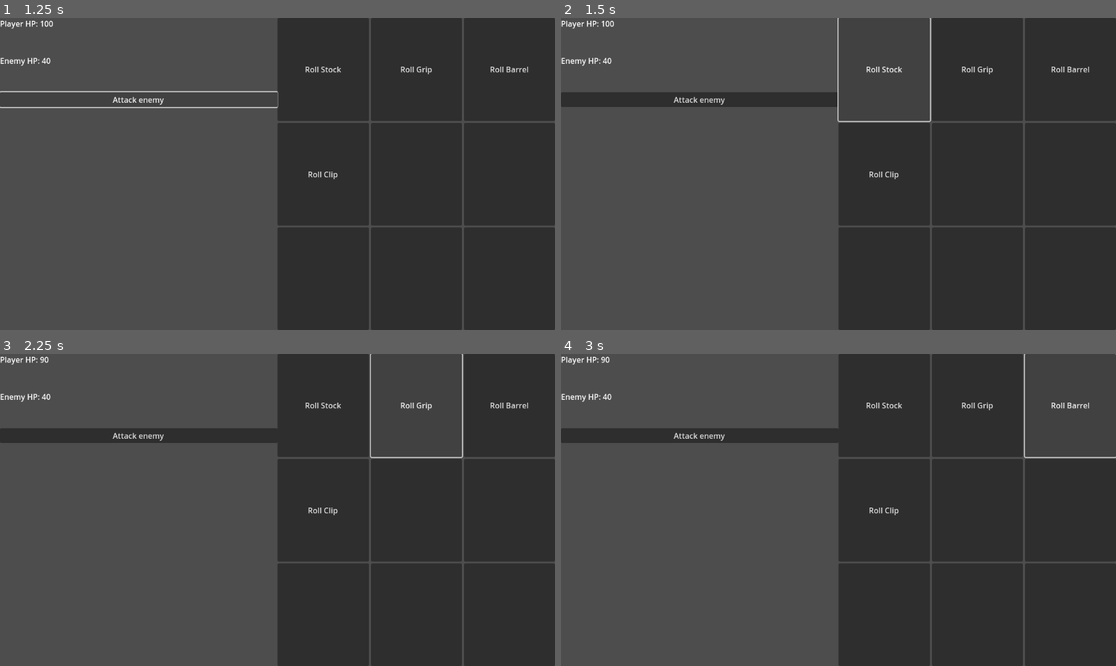
Above: before the commit, frames 1-4 (two rows, left to right).
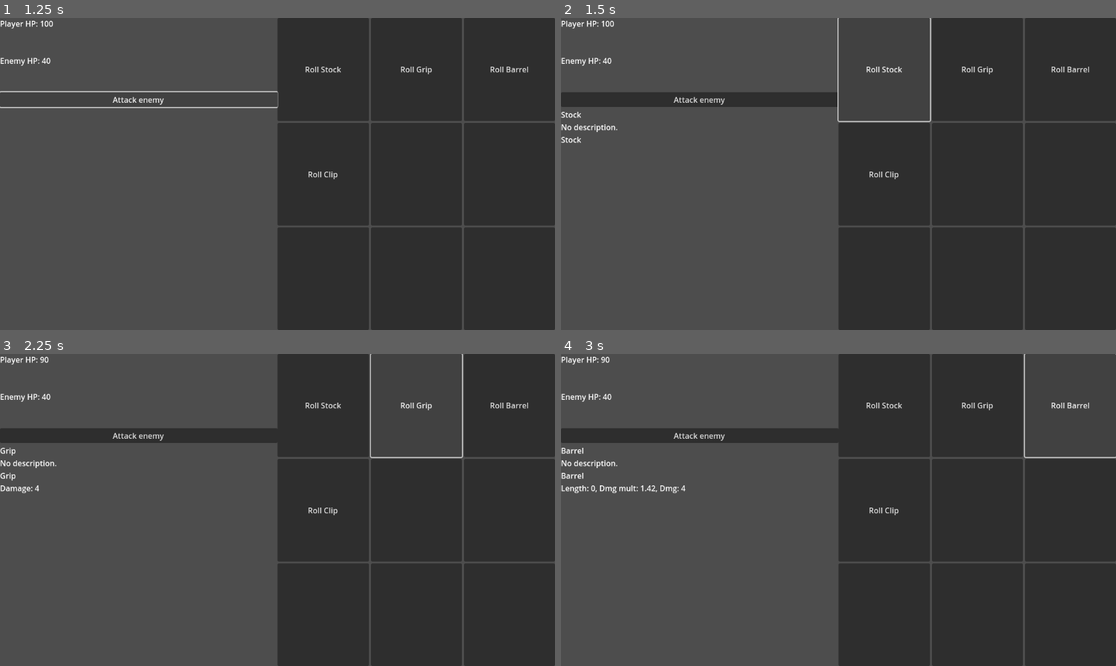
Above: after the commit, the same moments.

Repository: Levox98/make-a-gun
Game: Godot game, scene res://assets/scenes/BattleScene.tscn
The game is run twice, just before and just after one commit, with the same random seed, the same clock (stepped at 60 frames per second) and the same inputs. The project has no main scene, so this scene is started directly.
Inputs:
- Up to frame 1 (1.25 s): click "Attack enemy" at 0.5 s
- Up to frame 2 (1.5 s): click "Roll Stock" at 1.25 s
- Up to frame 3 (2.25 s): click "Roll Grip" at 2 s
- Up to frame 4 (3 s): click "Roll Barrel" at 2.75 s

Frame 1 is identical in both runs. In frame 2, 0.2% of the frame differs, in the area x 0-11%, y 30-41%; in frame 3, 0.2%; in frame 4, 0.4%, in the area x 0-23%, y 30-45%.

Commit message:
added some more verbose logging for part creation

Diff:
--- a/assets/resources/BarrelPart.gd
+++ b/assets/resources/BarrelPart.gd
@@ -6,11 +6,16 @@
 
 
 func _init() -> void:
+    name = "Barrel"
     has_damage = true
     part_type = WeaponPart.PartType.BARREL
 
 
 func initialise(lng: float, dmg_mult: float, dmg: int = randi_range(2, 10)) -> void:
     length = lng
-    damage_multiplier = dmg_mult
+    damage_multiplier = snappedf(dmg_mult, 0.01)
     damage = dmg
+
+
+func _get_custom_description() -> String:
+    return "Length: %d, Dmg mult: %.2f, Dmg: %d" % [length, damage_multiplier, damage]
--- a/assets/resources/GripPart.gd
+++ b/assets/resources/GripPart.gd
@@ -5,9 +5,14 @@
 
 
 func _init() -> void:
+    name = "Grip"
     has_damage = true
     part_type = WeaponPart.PartType.GRIP
 
 
 func initialise(dmg: int) -> void:
     damage = dmg
+
+
+func _get_custom_description() -> String:
+    return "Damage: %d" % [damage]
--- a/assets/resources/ScopePart.gd
+++ b/assets/resources/ScopePart.gd
@@ -6,9 +6,14 @@
 
 
 func _init() -> void:
+    name = "Scope"
     part_type = WeaponPart.PartType.SCOPE
 
 
 func initialise(zoom_lvl: float, aim_spd_bns: float) -> void:
     zoom_level = zoom_lvl
     aim_speed_bonus = aim_spd_bns
+
+
+func _get_custom_string() -> String:
+    return "Zoom lvl: %d, Aim spd bonus: %d" % [zoom_level, aim_speed_bonus]
--- a/assets/resources/StockPart.gd
+++ b/assets/resources/StockPart.gd
@@ -2,4 +2,9 @@
 
 
 func _init() -> void:
+    name = "Stock"
     part_type = WeaponPart.PartType.STOCK
+
+
+func _get_custom_string() -> String:
+    return ""
--- a/assets/resources/WeaponPart.gd
+++ b/assets/resources/WeaponPart.gd
@@ -19,5 +19,13 @@
 }
 
 
-static func get_part_type_string(type: WeaponPart) -> String:
-    return PART_TYPE_NAMES[type.part_type]
+func _to_string() -> String:
+    return name + "\n" + description + "\n" + get_part_type_string(part_type) + "\n" + _get_custom_description()
+
+
+func _get_custom_description() -> String:
+    return ""
+
+
+static func get_part_type_string(type: PartType) -> String:
+    return PART_TYPE_NAMES[type]
--- a/assets/scripts/battle_ui.gd
+++ b/assets/scripts/battle_ui.gd
@@ -10,6 +10,11 @@
 var player: Player
 var enemy: Enemy
 var battle_manager: BattleManager
+
+var latest_weapon_change_text: String = "":
+	set(new_value):
+		latest_weapon_change_text = new_value
+		update_ui()
 
 
 func _ready() -> void:
@@ -26,6 +31,7 @@
 func update_ui() -> void:
 	player_hp_label.text = "Player HP: " + str(player.health)
 	enemy_hp_label.text = "Enemy HP: " + str(enemy.health)
+	weapon_data_label.text = latest_weapon_change_text
 
 
 func _on_attack_pressed() -> void:
@@ -37,14 +43,17 @@
 	var barrel = BarrelPart.new()
 	barrel.initialise(0.0, randf_range(1.0, 1.5), randi_range(2, 10))
 	player.weapon.add_part(barrel)
+	latest_weapon_change_text = str(barrel)
 
 
 func _on_grip_button_button_up() -> void:
 	var grip = GripPart.new()
 	grip.initialise(randi_range(2, 5))
 	player.weapon.add_part(grip)
+	latest_weapon_change_text = str(grip)
 
 
 func _on_stock_button_button_up() -> void:
 	var stock = StockPart.new()
 	player.weapon.add_part(stock)
+	latest_weapon_change_text = str(stock)
--- a/assets/scripts/weapon.gd
+++ b/assets/scripts/weapon.gd
@@ -7,7 +7,7 @@
 
 func add_part(part: WeaponPart) -> void:
     if part.part_type in parts:
-        print("Replacing existing ", WeaponPart.get_part_type_string(part))
+        print("Replacing existing ", WeaponPart.get_part_type_string(part.part_type))
 
     parts[part.part_type] = part
 
